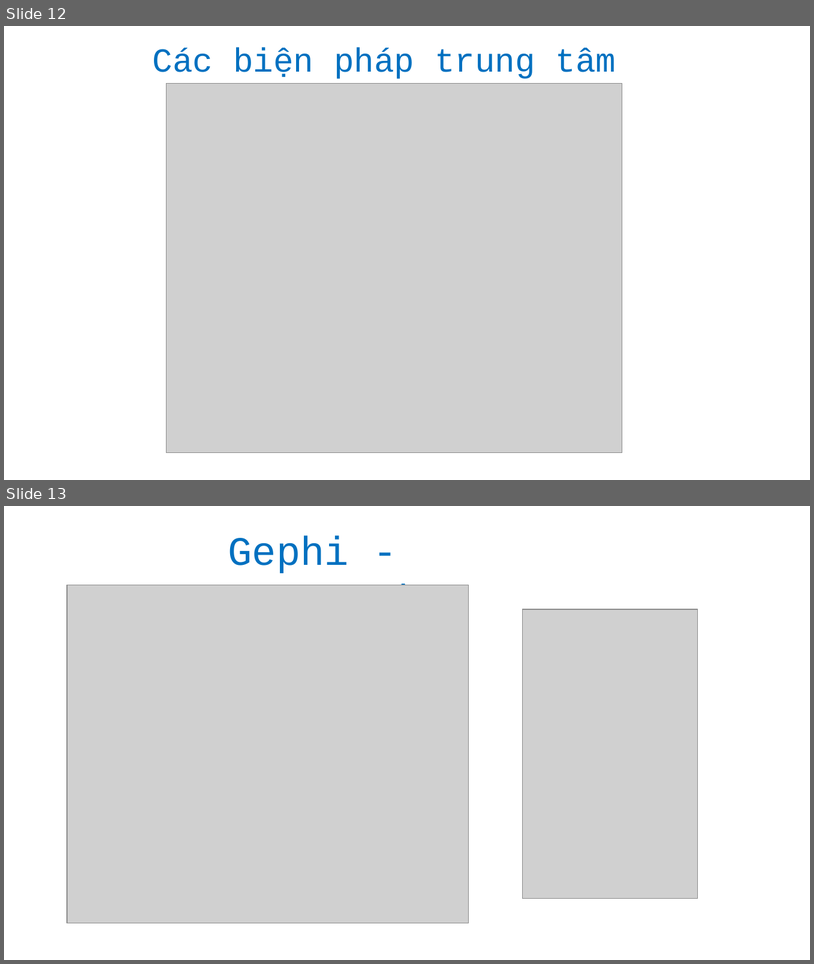
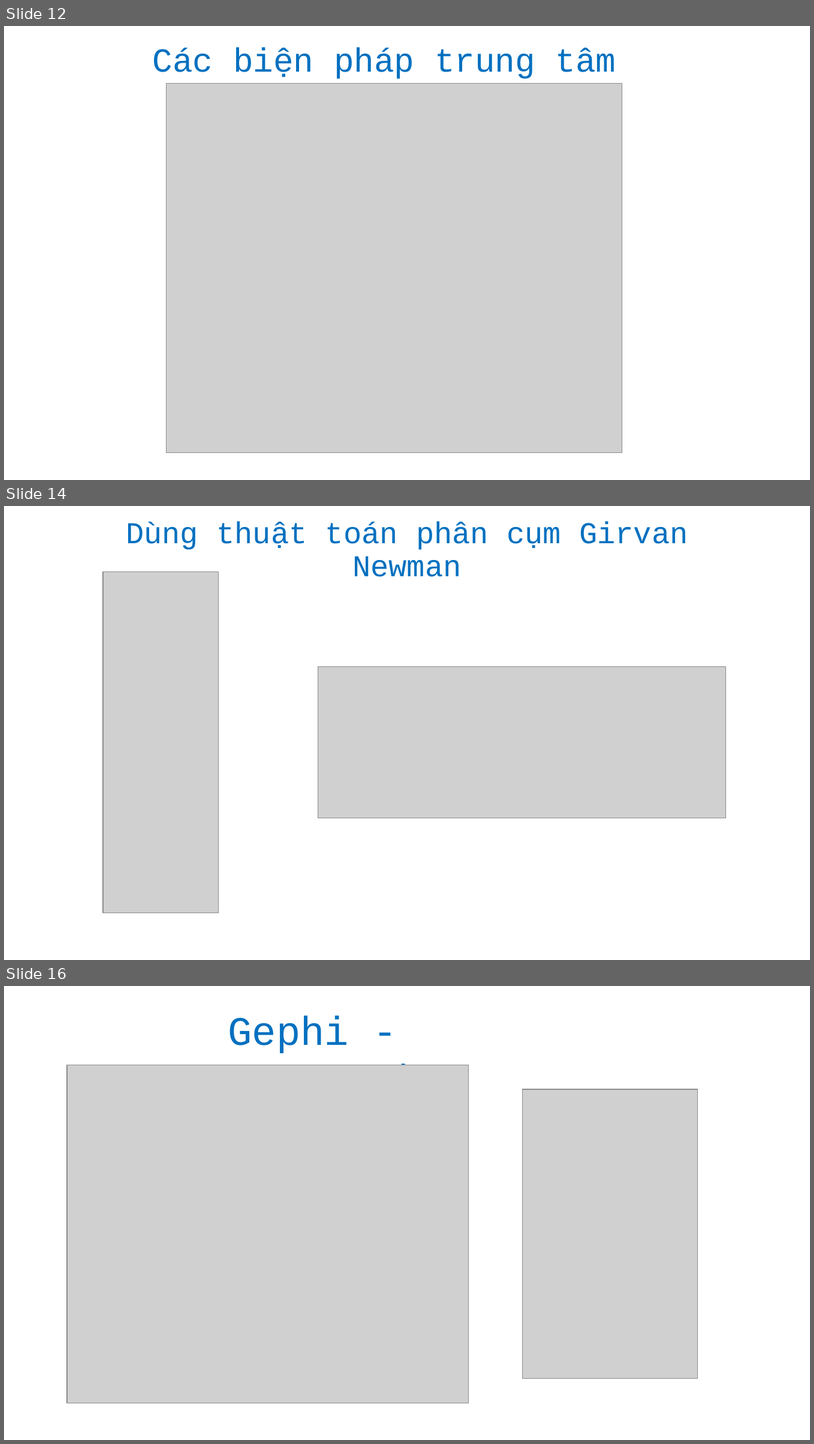
Before and after one commit to 17520605/Social-network-analysis, a slide deck: Socialnetwork.pptx. Shown one above the other, each under a label of ours: slides 12 and 13 before the commit, slides 12, 14 and 16 after it; the slides between them are not shown. The pictures are 814x964 and 814x1444 pixels, drawn with LibreOffice and Linux fonts; fonts in the diff are those of the drawing; grey boxes stand for pictures. Boxes give left, top, right and bottom in pixels: in the first picture for what was removed or moved away, otherwise in the second. Text is boxed around its words. In the diff, an @@ line names an element or a change of style, - is before the commit and + after.

```diff
--- a/Socialnetwork.pptx
+++ b/Socialnetwork.pptx
@@ slide 14 added at (x1=4, y1=506, x2=810, y2=960), background #FFFFFF @@
@@ title added at (x1=126, y1=522, x2=688, y2=577), 36 pt, text #0070C0 @@
+Dùng thuật toán phân cụm Girvan Newman
@@ picture added at (x1=103, y1=572, x2=219, y2=913) @@
@@ picture added at (x1=318, y1=667, x2=726, y2=818) @@
@@ what was slide 13 is now slide 16 @@
```
Also in this commit, not shown: 1 slide changed, 3 other slides added, 9 other files.
